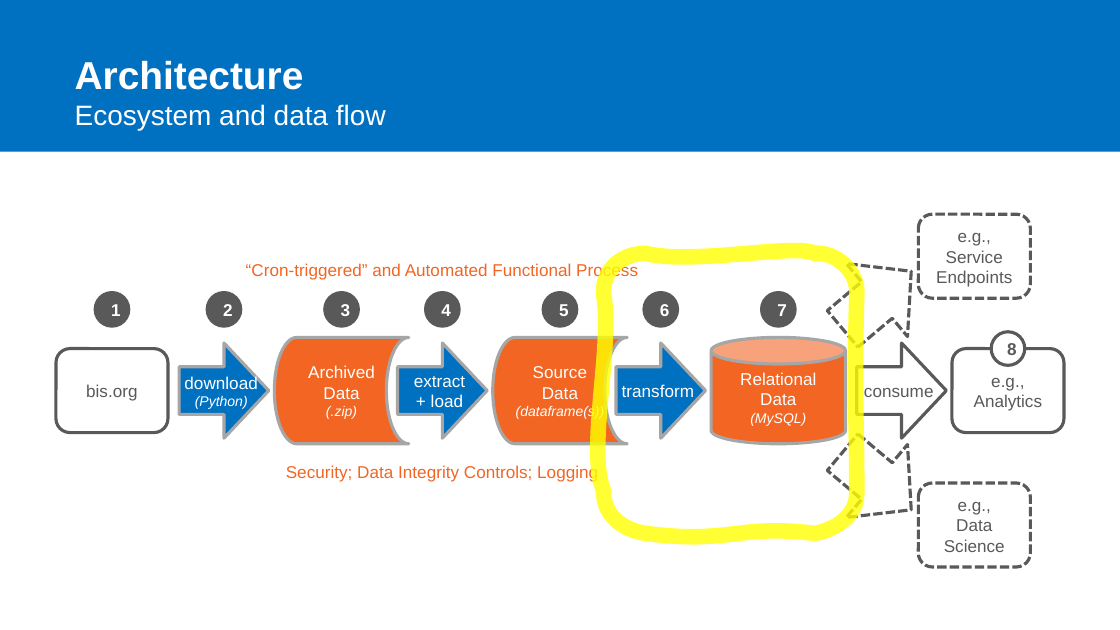
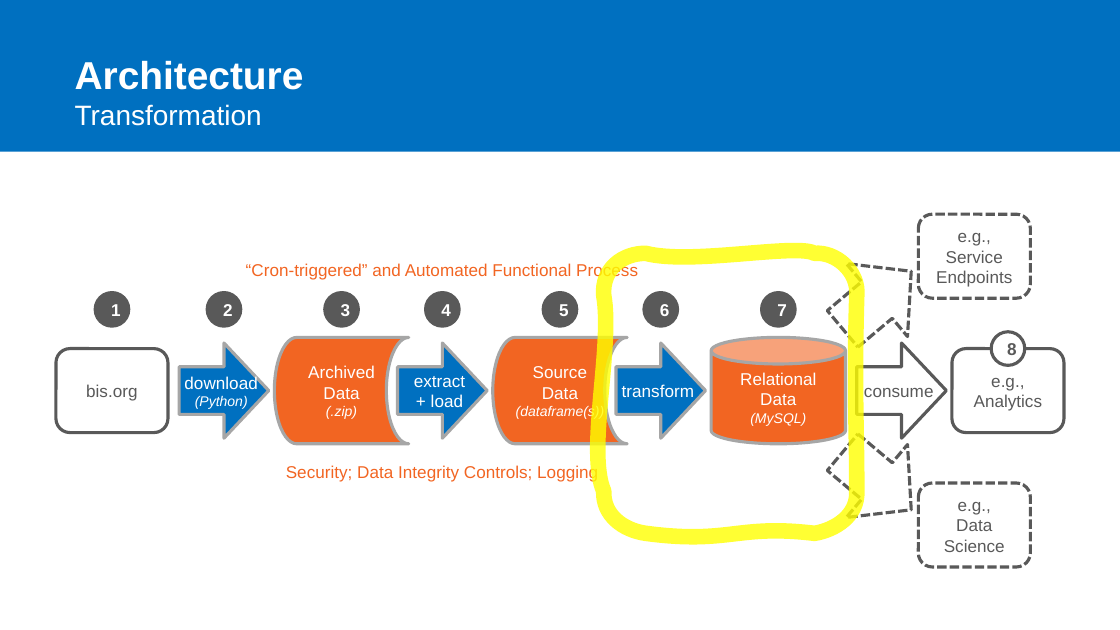
Before and after one commit to lanewhitmore/BIS_Data_Pipeline, a slide deck: slide 8 of docs/ADS507-Team6-Final-Project-Presentation.pptx. Drawn at 1120x630 pixels with LibreOffice and Linux fonts; fonts in the diff are those of the drawing. Boxes give left, top, right and bottom in pixels: in the first picture for what was removed or moved away, otherwise in the second. Text is boxed around its words. In the diff, an @@ line names an element or a change of style, - is before the commit and + after.

```diff
--- a/docs/ADS507-Team6-Final-Project-Presentation.pptx
+++ b/docs/ADS507-Team6-Final-Project-Presentation.pptx
@@ title at (75,60,304,126): text changed @@
-Architecture
-Ecosystem and data flow
+Architecture
+Transformation
```
Also in this commit, not shown: 3 other slides changed.
